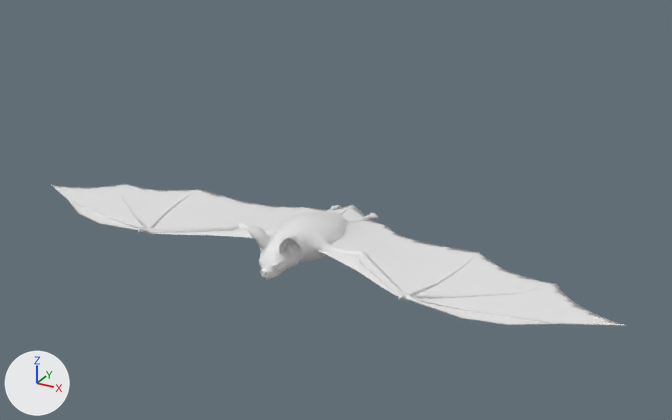
Two versions of the COLLADA model objets/bat/bat.dae, one commit apart.
One viewpoint serves both versions: a 50 mm camera at (0.148, -0.24, 0.136) aimed at (0.01, 0.011, 0.011). Every picture has the same lights, and +X, +Y and +Z are marked at lower left. Where no turn or scale is listed for an object, it has been applied to the vertices.

In view in the first picture: 'bat_body'.
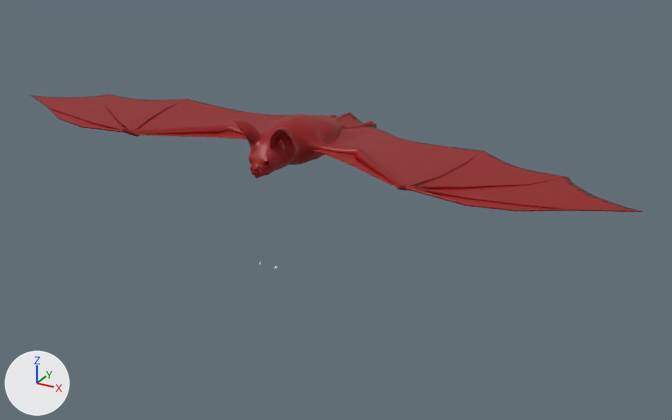
Where the change shows, as pixel boxes (x1, y1, x2, y2) in the pictures (672 x 420 px):
'bat_body', recoloured, moved: before (51, 183, 626, 326); after (31, 94, 643, 212)

Edits to the bpy script that builds the scene:
```text
Add mat_material_001:
    mat_material_001 = principled_material('Material_001')
    mat_material_001.base_color = (0.285, 0.0, 0.00017)  # red #910001
    mat_material_001.roughness = 0.44
Change me_bat_body:
    where me_bat_body.from_pydata(...)  # 4431 vertices, 8620 faces; spans x -0.11..0.11, y -0.021..0.047, z -0.009..0.011
    add me_bat_body.materials.append(mat_material_001)  # red #910001
Change ob_bat_body:
    ob_bat_body.location: (0.0, 0.0, 0.0) -> (0.001, -0.0049, 0.0373)
```
